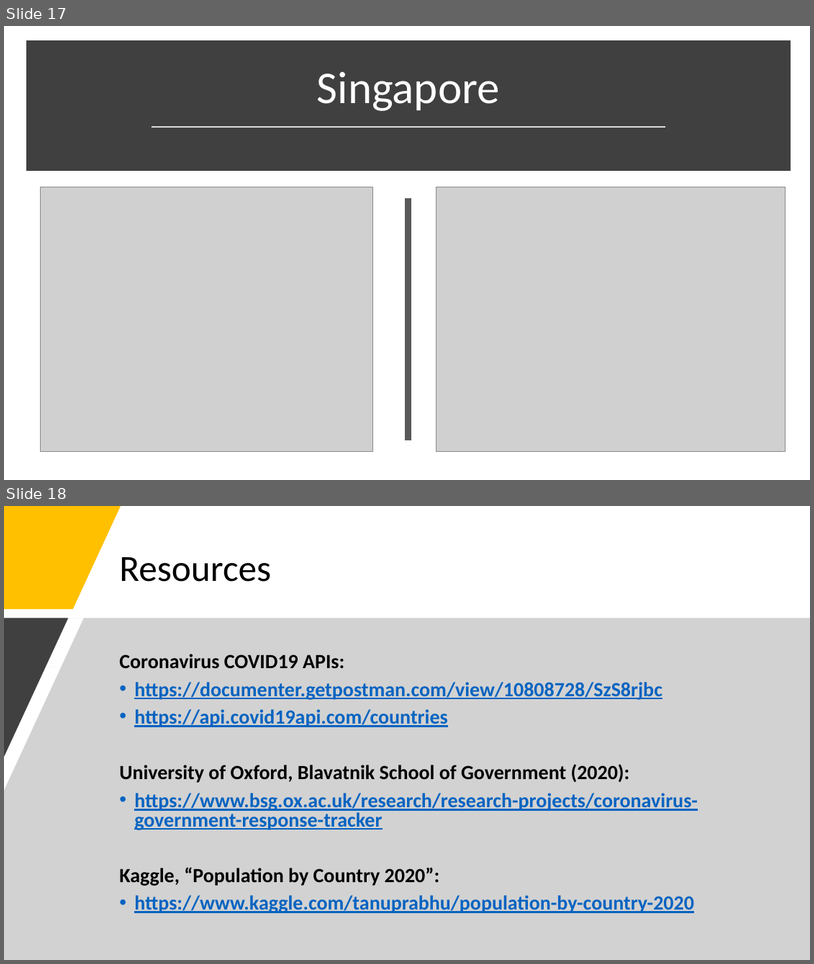
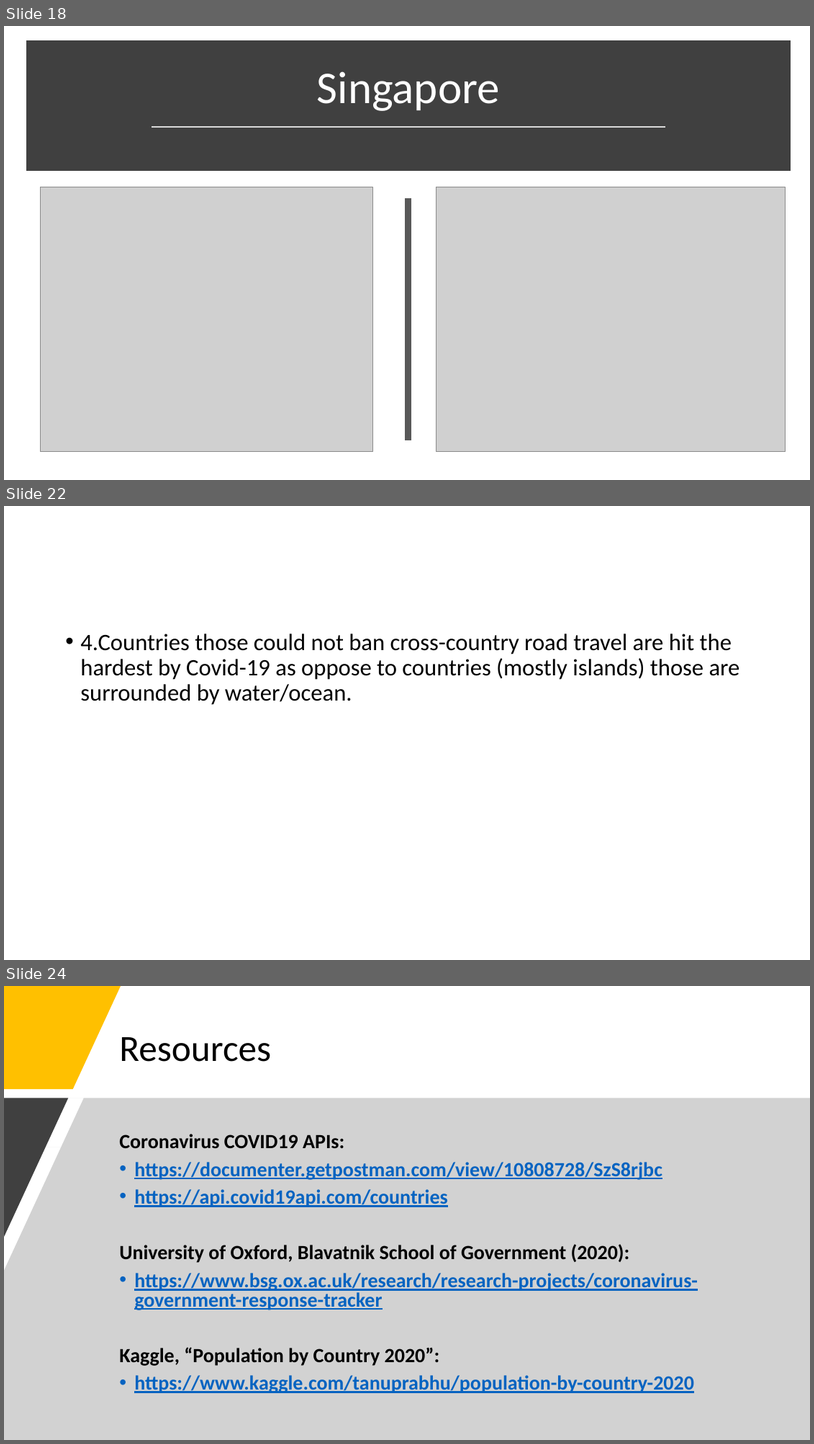
Before and after one commit to mirahmed07/project_covid_global, a slide deck: COVID-19_Presentation_DRAFT.pptx. Shown one above the other, each under a label of ours: slides 17 and 18 before the commit, slides 18, 22 and 24 after it; the slides between them are not shown. The pictures are 814x964 and 814x1444 pixels, drawn with LibreOffice and Linux fonts; fonts in the diff are those of the drawing; grey boxes stand for pictures. Boxes give left, top, right and bottom in pixels: in the first picture for what was removed or moved away, otherwise in the second. Text is boxed around its words. In the diff, an @@ line names an element or a change of style, - is before the commit and + after.

```diff
--- a/COVID-19_Presentation_DRAFT.pptx
+++ b/COVID-19_Presentation_DRAFT.pptx
@@ slide 22 added at [4,506,810,960], background #FFFFFF @@
@@ text added at [80,633,741,705], 28 pt, text #000000 @@
+• 4.Countries those could not ban cross-country road travel are hit the hardest by Covid-19 as oppose to countries (mostly islands) those are surrounded by water/ocean.
@@ what was slide 17 is now slide 18 @@
@@ what was slide 18 is now slide 24 @@
```
Also in this commit, not shown: 7 slides changed, 5 other slides added.
